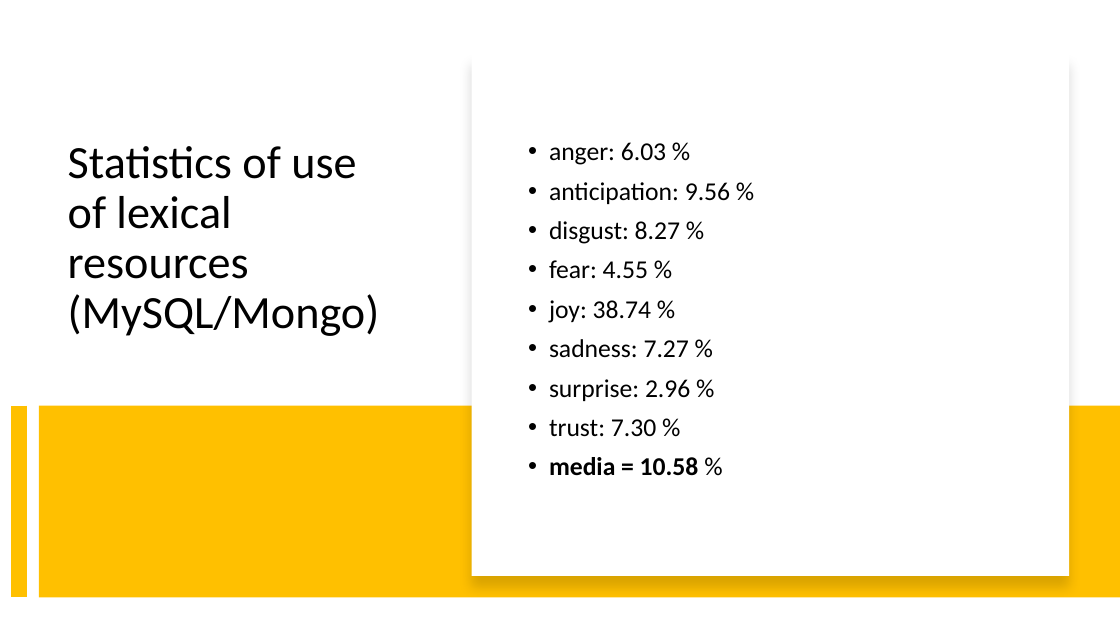
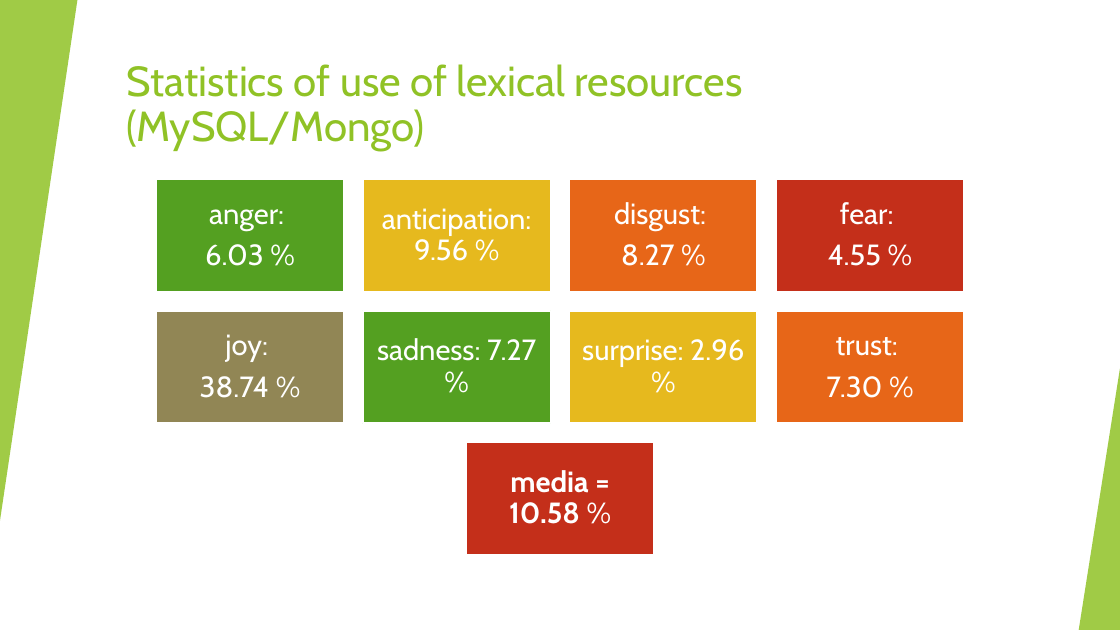
Before and after one commit to lucaMari94/mongodb-sentiment-analysis, a slide deck: slide 29 of silde/slide.pptx (slide 17 before the commit). Drawn at 1120x630 pixels with LibreOffice and Linux fonts; fonts in the diff are those of the drawing. Boxes give left, top, right and bottom in pixels: in the first picture for what was removed or moved away, otherwise in the second. Text is boxed around its words. In the diff, an @@ line names an element or a change of style, - is before the commit and + after.

```diff
--- a/silde/slide.pptx
+++ b/silde/slide.pptx
@@ rectangle: place and size @@
-rectangle at <box>471,54,1069,576</box>
+rectangle at <box>0,0,1120,630</box>
@@ rectangle at <box>0,0,1120,630</box>: shadow off @@
@@ triangle added at <box>0,0,77,521</box>, fill #90C226 at 85% opacity @@
@@ title "Statistics of use of lexical ...": place and size @@
-title "Statistics of use of lexical ..." at <box>68,146,380,336</box>
+title "Statistics of use of lexical ..." at <box>127,64,742,151</box>
@@ title "Statistics of use of lexical ..." at <box>127,64,742,151</box>: size 39.6 to 36 pt, font Calibri to Cabin, text colour #000000 to #90C226 @@
@@ text removed at <box>549,142,730,476</box> @@
-• anger: 6.03 %
-• anticipation: 9.56 %
-• disgust: 8.27 %
-• fear: 4.55 %
-• joy: 38.74 %
-• sadness: 7.27 %
-• surprise: 2.96 %
-• trust: 7.30 %
-• media = 10.58 %
@@ group added at <box>0,0,1120,630</box>: 5 freeform shapes, 3 triangles, 2 lines @@
@@ triangle added at <box>1079,369,1120,630</box>, fill #90C226 at 85% opacity @@
@@ line removed from (19, 406) to (19, 597) @@
@@ rectangle removed at <box>39,406,1120,597</box> @@
@@ group added at <box>156,179,965,555</box>: 9 rectangles, 9 texts @@
+anger:
+6.03 %
+anticipation: 9.56 %
+disgust:
+8.27 %
+fear:
+4.55 %
+joy:
+38.74 %
+sadness: 7.27 %
+surprise: 2.96 %
+trust:
+7.30 %
+media = 10.58 %
```
Also in this commit, not shown: 22 other slides changed, 17 slides added, 5 slides removed.
